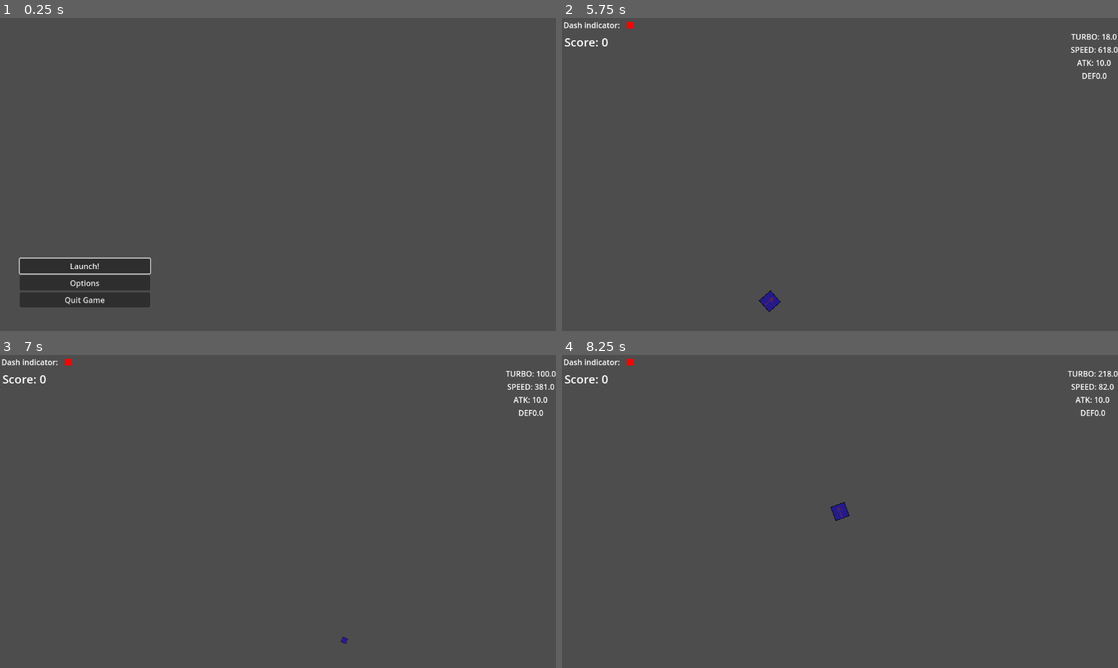
Above: before the commit, frames 1-4 (two rows, left to right).
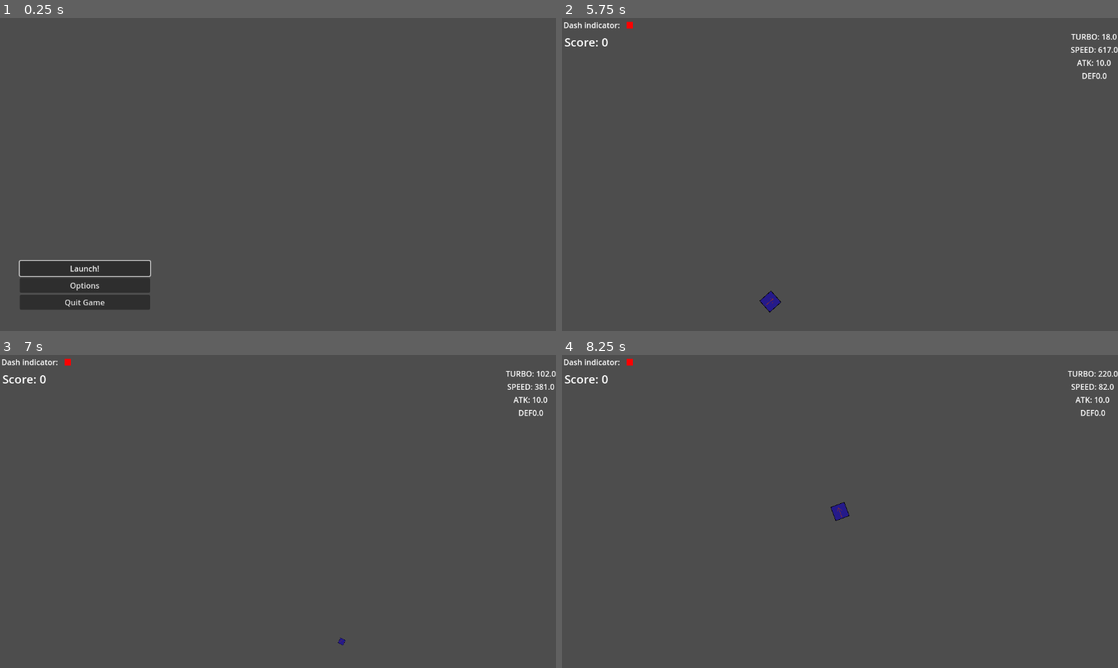
Above: after the commit, the same moments.

Repository: IanuReeves/Dirt-Defenders
Game: Godot game, scene res://ui/main_menu.tscn
Two runs of this game, one before a commit and one after it. Both use one fixed random seed, a clock stepped at 60 frames per second and the inputs below.
Inputs (mouse positions are in pixels of both pictures, inside the frame that each line leads up to):
- Up to frame 1 (0.25 s): no input
- Up to frame 2 (5.75 s): click "Options" at 0.5 s; click "Back" at 1.25 s; click "Launch!" at 2 s; tap Enter at 2.75 s; move the mouse to (962, 158) at 2.77 s; hold W (forward) 2.78-3.53 s; tap Q (dash) at 2.85, 5.1 s; tap Space at 3.5 s; move the mouse to (728, 190) at 3.52 s; hold S (brake) 3.53-4.28 s; click (728, 190) at 3.6 s; move the mouse to (895, 105) at 4.27 s; hold F (zoom) 4.28-5.03 s; hold W (forward) from 4.28 s (still down); move the mouse to (812, 237) at 5.02 s
- Up to frame 3 (7 s): move the mouse to (444, 558) at 5.77 s; release W (forward) at 5.78 s; press the mouse at (444, 558) at 5.78 s; hold S (brake) 5.78-6.5 s; tap Escape (pause, bound only after the commit) at 6.4 s; release the mouse at (444, 558) at 6.5 s; click (83, 605) at 6.5 s, where only the run after the commit has a clickable "Resume"
- Up to frame 4 (8.25 s): move the mouse to (673, 464) at 7.27 s; hold S (brake) from 7.28 s (still down); tap F (zoom) at 7.35 s; tap Enter at 8 s; move the mouse to (867, 511) at 8.02 s; tap Q (dash) at 8.1 s

The runs differ from the first frame. In frame 1, 1.3% of the frame differs, in the area x 3-28%, y 76-94%; in frame 2, less than 0.1%; in frame 3, less than 0.1%; in frame 4, less than 0.1%.

Commit message:
Added pause menu UI and Script
may add shaders as wel

Diff:
--- a/project.godot
+++ b/project.godot
@@ -37,7 +37,7 @@
 , Object(InputEventKey,"resource_local_to_scene":false,"resource_name":"","device":-1,"window_id":0,"alt_pressed":false …(182 unchanged characters)…
 ]
 }
-toggle_settings={
+pause={
 "deadzone": 0.5,
 "events": [Object(InputEventKey,"resource_local_to_scene":false,"resource_name":"","device":-1,"window_id":0,"alt_press …(195 unchanged characters)…
 ]
--- a/scenes/player.tscn
+++ b/scenes/player.tscn
@@ -1,14 +1,15 @@
-[gd_scene load_steps=16 format=3 uid="uid://6s3hfdcvwbxr"]
+[gd_scene load_steps=17 format=3 uid="uid://6s3hfdcvwbxr"]
 
 [ext_resource type="Script" uid="uid://d07bhxyosh33i" path="res://scripts/player.gd" id="1_clxn1"]
 [ext_resource type="Texture2D" uid="uid://b32ttb3l4m8p8" path="res://textures/player.png" id="2_2hljg"]
-[ext_resource type="Script" uid="uid://bu27sw7avjeew" path="res://scripts/components/hitboxcomponent.gd" id="3_xelip"]
-[ext_resource type="Script" uid="uid://wy7pwks6axut" path="res://scripts/components/healthcomponent.gd" id="4_6bx4a"]
-[ext_resource type="Script" uid="uid://c5on0n684j21r" path="res://scripts/weapon.gd" id="5_wg7bi"]
+[ext_resource type="Script" uid="uid://dey1m8xlvxcex" path="res://scripts/components/hitboxcomponent.gd" id="3_xelip"]
+[ext_resource type="Script" uid="uid://bl8in5wan3vpi" path="res://scripts/components/healthcomponent.gd" id="4_6bx4a"]
+[ext_resource type="Script" path="res://scripts/weapon.gd" id="5_wg7bi"]
+[ext_resource type="PackedScene" uid="uid://2rdt1g7kquyn" path="res://ui/pause_menu.tscn" id="6_3v2ag"]
 [ext_resource type="PackedScene" uid="uid://cp82a32j63e0j" path="res://scenes/bullets/bullet.tscn" id="6_gqqmd"]
 [ext_resource type="Script" uid="uid://ig830hyaojuf" path="res://scripts/components/parthandler.gd" id="7_xkvgj"]
 [ext_resource type="Script" uid="uid://clpd50adeck85" path="res://scripts/resources/player_stats_resource.gd" id="8_d2wvv"]
-[ext_resource type="Script" uid="uid://caeioa2lwlb8r" path="res://scripts/components/hull.gd" id="9_s5o61"]
+[ext_resource type="Script" uid="uid://xqa2si042gb5" path="res://scripts/components/hull.gd" id="9_s5o61"]
 [ext_resource type="PackedScene" uid="uid://e6iuym7bl3xi" path="res://ui/game_overlay.tscn" id="12_3v2ag"]
 [ext_resource type="PackedScene" uid="uid://cccfurky2d5ek" path="res://parts/dashpart.tscn" id="12_jej6c"]
 
@@ -61,6 +62,8 @@
 
 [node name="UI" parent="." instance=ExtResource("12_3v2ag")]
 
+[node name="pause_menu" parent="UI" instance=ExtResource("6_3v2ag")]
+
 [node name="CollisionShape2D" type="CollisionShape2D" parent="."]
 shape = SubResource("CircleShape2D_rsghh")
 
--- /dev/null
+++ b/scripts/ui/pause_menu.gd
@@ -0,0 +1,72 @@
+extends Control
+class_name PauseMenu
+
+# Variables for buttons and menus for signals
+@onready var resume_button: Button = $MarginContainer/VBoxContainer/ResumeButton
+@onready var options_button: Button = $MarginContainer/VBoxContainer/OptionsButton
+@onready var quit_to_main_menu_button: Button = $MarginContainer/VBoxContainer/QuitToMainMenuButton
+@onready var quit_to_desktop_button: Button = $MarginContainer/VBoxContainer/QuitToDesktopButton
+
+
+@onready var options_menu: OptionsMenu = $options_menu
+@onready var v_box_container: VBoxContainer = $MarginContainer/VBoxContainer
+
+@onready var tab_container: TabContainer = $TabContainer
+
+
+
+# ------------------------------------------ #
+# Self-expanatory function; grabs focus for arrow key emulation
+func _ready() -> void:
+	handle_connecting_signals()
+	$MarginContainer/VBoxContainer/ResumeButton
+
+
+# Loads the preloaded gameply when start button pressed
+func on_resume_button_pressed() -> void:
+	print("Resuming Game...")
+	visible = false
+	Engine.time_scale = 1
+
+
+
+# Hides main menu; Shows options menu
+func on_options_button_pressed() -> void:
+	v_box_container.visible = false
+	print("Opening options menu...")
+	options_menu.set_process(true)
+	options_menu.visible = true
+
+# Quit game to menu
+func on_quit_to_main_menu_button_pressed() -> void:
+	print("Quiting to the Main Menu")
+	get_tree().change_scene_to_file("res://ui/main_menu.tscn")
+	Engine.time_scale = 1
+
+
+# Quit game :/
+func on_quit_to_desktop_button() -> void:
+	print("Game Quit. Exiting Game...")
+	get_tree().quit()
+
+
+# Hides options menu; Shows main menu
+func on_exit_options_menu() -> void:
+	options_menu.visible = false
+	v_box_container.visible = true
+
+# Handle for signals cause I didn't want to do it the normal way. Fight me
+func handle_connecting_signals() -> void:
+	resume_button.button_down.connect(on_resume_button_pressed)
+	options_button.button_down.connect(on_options_button_pressed)
+	quit_to_main_menu_button.button_down.connect(on_quit_to_main_menu_button_pressed)
+	quit_to_desktop_button.button_down.connect(on_quit_to_desktop_button)
+	options_menu.exit_options_menu.connect(on_exit_options_menu)
+
+
+func _on_quit_to_main_menu_button_pressed() -> void:
+	pass # Replace with function body.
+
+
+func _on_resume_button_pressed() -> void:
+	pass # Replace with function body.
--- a/scripts/world.gd
+++ b/scripts/world.gd
@@ -1,3 +1,18 @@
 extends Node2D
 
-@onready var ui = %ui
+@onready var pause_menu: Control = $Player/UI/pause_menu
+var paused = false
+
+func _process(delta):
+	if Input.is_action_just_pressed("pause"):
+		pauseMenu()
+
+func pauseMenu():
+	if paused:
+		pause_menu.hide()
+		Engine.time_scale = 1
+	else:
+		pause_menu.show()
+		Engine.time_scale = 0
+
+	paused = !paused
--- a/ui/main_menu.tscn
+++ b/ui/main_menu.tscn
@@ -24,9 +24,9 @@
 anchor_right = 0.5
 anchor_bottom = 0.5
 offset_left = -555.0
-offset_top = 154.0
+offset_top = 159.0
 offset_right = -245.0
-offset_bottom = 295.0
+offset_bottom = 300.0
 grow_horizontal = 2
 grow_vertical = 2
 theme_override_constants/margin_left = 20
--- a/ui/pause_menu.tscn
+++ b/ui/pause_menu.tscn
@@ -1,47 +1,57 @@
 [gd_scene load_steps=3 format=3 uid="uid://2rdt1g7kquyn"]
 
-[ext_resource type="Script" uid="uid://bpnid2oiljt51" path="res://scripts/ui/main_menu.gd" id="1_fhh2t"]
+[ext_resource type="Script" uid="uid://2ooopu2laehc" path="res://scripts/ui/pause_menu.gd" id="1_ejwgg"]
 [ext_resource type="PackedScene" uid="uid://cnw08jg3nei33" path="res://ui/options_menu.tscn" id="2_rv0w5"]
 
-[node name="main_meu" type="Control"]
+[node name="pause_menu" type="Control"]
+visible = false
 layout_mode = 3
 anchors_preset = 15
 anchor_right = 1.0
 anchor_bottom = 1.0
-offset_left = 4.0
-offset_top = -17.0
-offset_right = 4.0
-offset_bottom = -17.0
 grow_horizontal = 2
 grow_vertical = 2
-script = ExtResource("1_fhh2t")
+script = ExtResource("1_ejwgg")
 
-[node name="VBoxContainer" type="VBoxContainer" parent="."]
-layout_mode = 1
-offset_left = 40.0
-offset_top = 490.0
-offset_right = 267.0
-offset_bottom = 599.0
+[node name="MarginContainer" type="MarginContainer" parent="."]
+layout_mode = 0
+offset_left = 21.0
+offset_top = 483.0
+offset_right = 331.0
+offset_bottom = 624.0
+theme_override_constants/margin_left = 20
+theme_override_constants/margin_top = 20
+theme_override_constants/margin_right = 20
+theme_override_constants/margin_bottom = 20
 
-[node name="StartButton" type="Button" parent="VBoxContainer"]
+[node name="VBoxContainer" type="VBoxContainer" parent="MarginContainer"]
 layout_mode = 2
-focus_neighbor_top = NodePath("../QuitButton")
+
+[node name="ResumeButton" type="Button" parent="MarginContainer/VBoxContainer"]
+layout_mode = 2
+focus_neighbor_top = NodePath("../QuitToMainMenuButton")
 text = "Resume"
 
-[node name="OptionsButton" type="Button" parent="VBoxContainer"]
+[node name="OptionsButton" type="Button" parent="MarginContainer/VBoxContainer"]
 layout_mode = 2
 text = "Options"
 
-[node name="QuitButton" type="Button" parent="VBoxContainer"]
+[node name="QuitToMainMenuButton" type="Button" parent="MarginContainer/VBoxContainer"]
 layout_mode = 2
-focus_neighbor_bottom = NodePath("../StartButton")
+focus_neighbor_bottom = NodePath("../ResumeButton")
+text = "Quit to Main Menu
+"
+
+[node name="QuitToDesktopButton" type="Button" parent="MarginContainer/VBoxContainer"]
+layout_mode = 2
+focus_neighbor_bottom = NodePath("../ResumeButton")
 text = "Quit Game"
 
 [node name="options_menu" parent="." instance=ExtResource("2_rv0w5")]
 visible = false
 layout_mode = 1
 
-[connection signal="pressed" from="VBoxContainer/StartButton" to="." method="_on_start_button_pressed"]
-[connection signal="pressed" from="VBoxContainer/OptionsButton" to="." method="_on_options_button_pressed"]
-[connection signal="pressed" from="VBoxContainer/QuitButton" to="." method="_on_quit_button_pressed"]
-[connection signal="exit_options_menu" from="options_menu" to="." method="_on_options_menu_exit_options_menu"]
+[connection signal="pressed" from="MarginContainer/VBoxContainer/ResumeButton" to="." method="_on_start_button_pressed"]
+[connection signal="pressed" from="MarginContainer/VBoxContainer/OptionsButton" to="." method="_on_options_button_pressed"]
+[connection signal="pressed" from="MarginContainer/VBoxContainer/QuitToMainMenuButton" to="." method="_on_quit_button_pressed"]
+[connection signal="pressed" from="MarginContainer/VBoxContainer/QuitToDesktopButton" to="." method="_on_quit_button_pressed"]
Not shown: 1 places in scenes/game.tscn that only renumber resources
Not shown, added: scripts/ui/pause_menu.gd.uid
Binary file changed: textures/ui/default_button.png
Binary file added: textures/ui/default_button_atlas.png
Not shown, added: textures/ui/default_button_atlas.png.import
Binary file changed: textures/ui/hover_button.png
Binary file added: textures/ui/hover_button_atlas.png
Not shown, added: textures/ui/hover_button_atlas.png.import
Not shown, added: textures/ui/select_button copy.png.import
Binary file changed: textures/ui/select_button.png
Binary file added: textures/ui/select_button_atlas.png
Not shown, added: textures/ui/select_button_atlas.png.import
